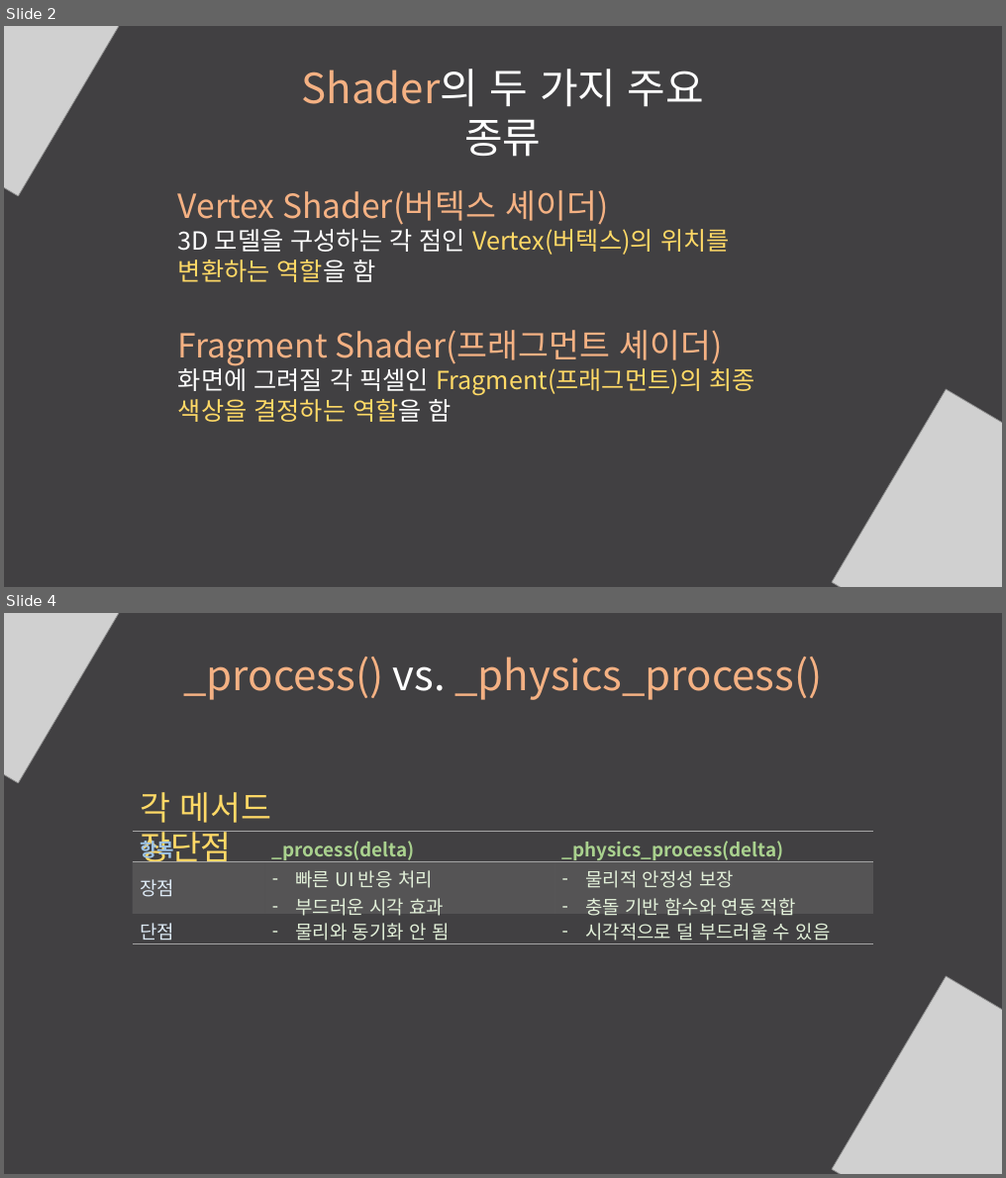
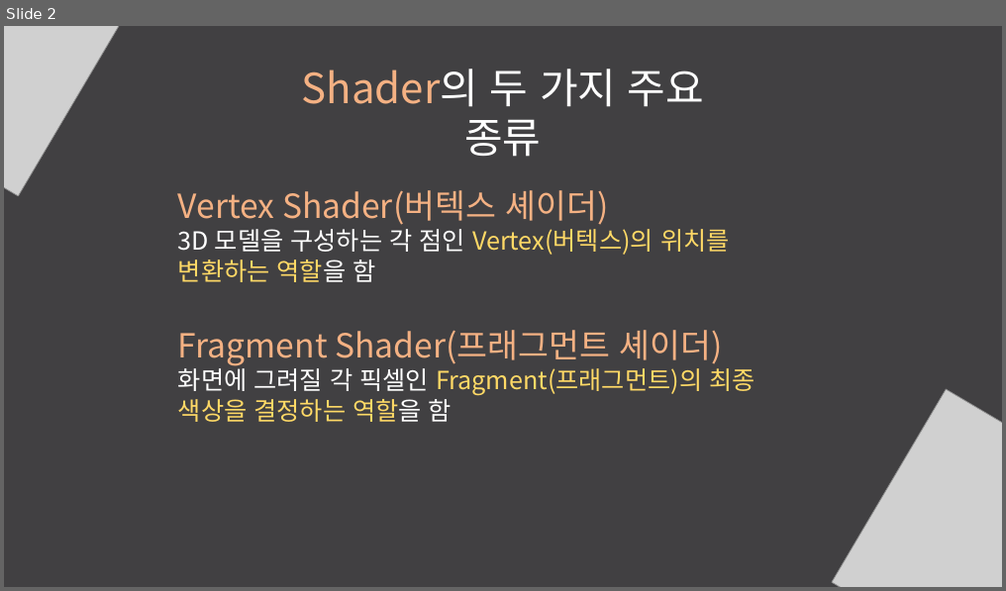
Before and after one commit to KimPotatoIV/OutlineShaderProject, a slide deck: files/outline.pptx. Shown one above the other, each under a label of ours: slides 2 and 4 before the commit, slide 2 after it; the slides between them are not shown. The pictures are 1006x1178 and 1006x591 pixels, drawn with LibreOffice and Linux fonts; fonts in the diff are those of the drawing; grey boxes stand for pictures. Boxes give left, top, right and bottom in pixels: in the first picture for what was removed or moved away, otherwise in the second. Text is boxed around its words. In the diff, an @@ line names an element or a change of style, - is before the commit and + after.

```diff
--- a/files/outline.pptx
+++ b/files/outline.pptx
@@ slide 4 removed at (4, 613, 1002, 1174), background #FFFFFF @@
@@ rectangle removed at (4, 613, 1002, 1174) @@
@@ picture removed at (4, 613, 133, 783) @@
@@ text removed at (184, 657, 822, 700) @@
-_process() vs. _physics_process()
@@ text removed at (140, 792, 271, 862) @@
-각 메서드 장단점
@@ table removed at (133, 831, 874, 949), 3 rows, 3 columns @@
-항목 | _process(delta) | _physics_process(delta)
-장점 | 빠른 UI 반응 처리 / 부드러운 시각 효과 | 물리적 안정성 보장 / 충돌 기반 함수와 연동 적합
-단점 | 물리와 동기화 안 됨 | 시각적으로 덜 부드러울 수 있음
@@ picture removed at (832, 976, 1002, 1174) @@
```
Also in this commit, not shown: 2 other slides removed.
